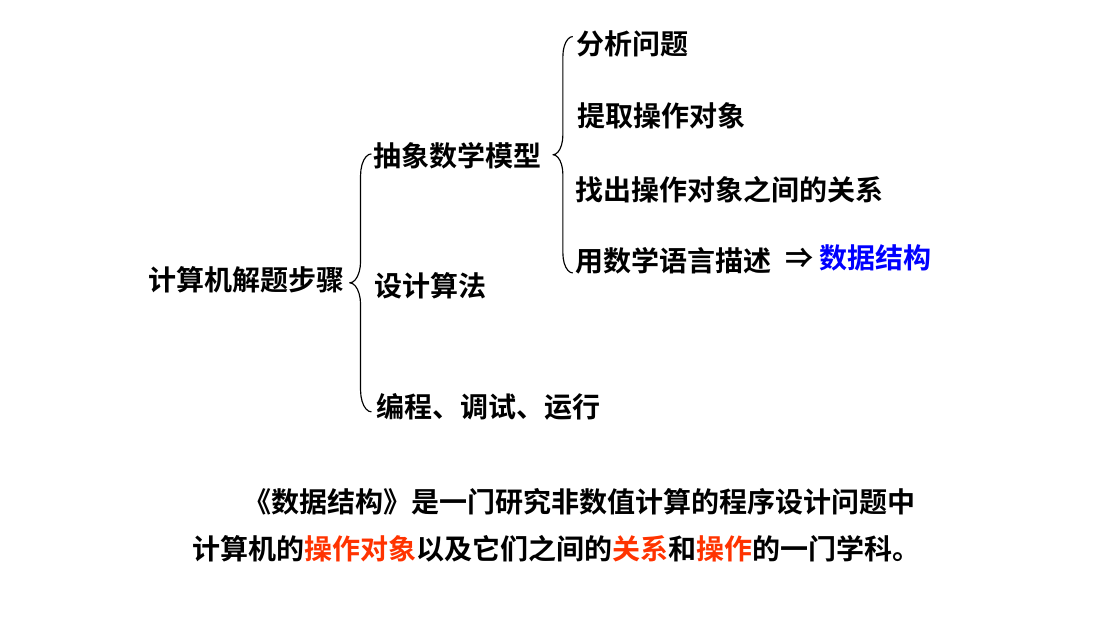
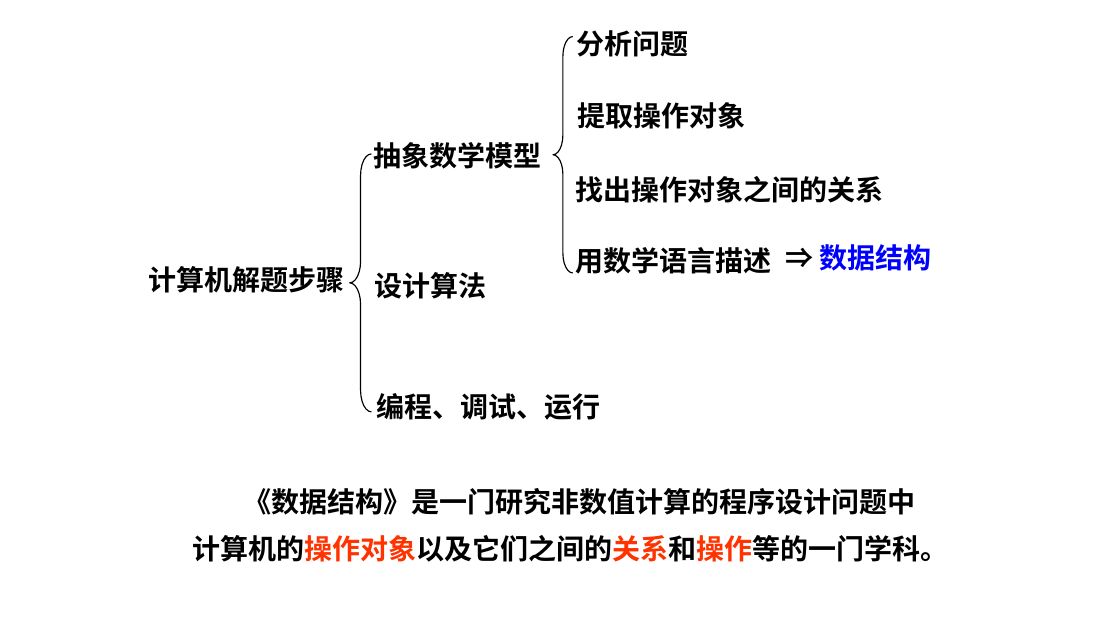
Before and after one commit to Gempittance/Data_Structur_Build, a slide deck: slide 10 of 数据结构PPT/ds1.pptx. Drawn at 1120x630 pixels with LibreOffice and Linux fonts; fonts in the diff are those of the drawing. Boxes give left, top, right and bottom in pixels: in the first picture for what was removed or moved away, otherwise in the second. Text is boxed around its words. In the diff, an @@ line names an element or a change of style, - is before the commit and + after.

```diff
--- a/数据结构PPT/ds1.pptx
+++ b/数据结构PPT/ds1.pptx
@@ text at (193,535,949,562): text changed @@
-计算机的操作对象以及它们之间的关系和操作的一门学科。
+计算机的操作对象以及它们之间的关系和操作等的一门学科。
```
Also in this commit, not shown: 3 other slides changed.
